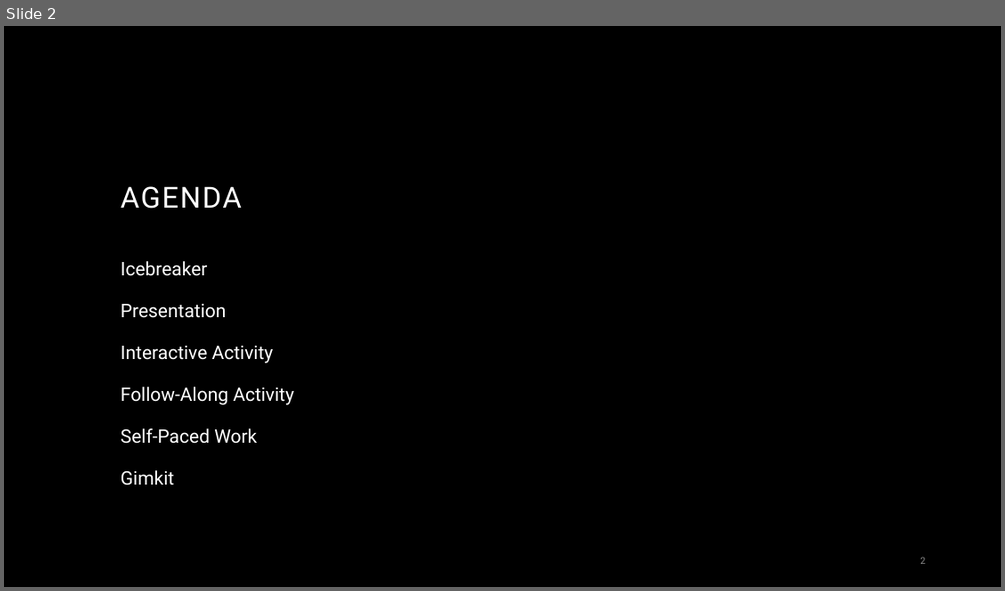
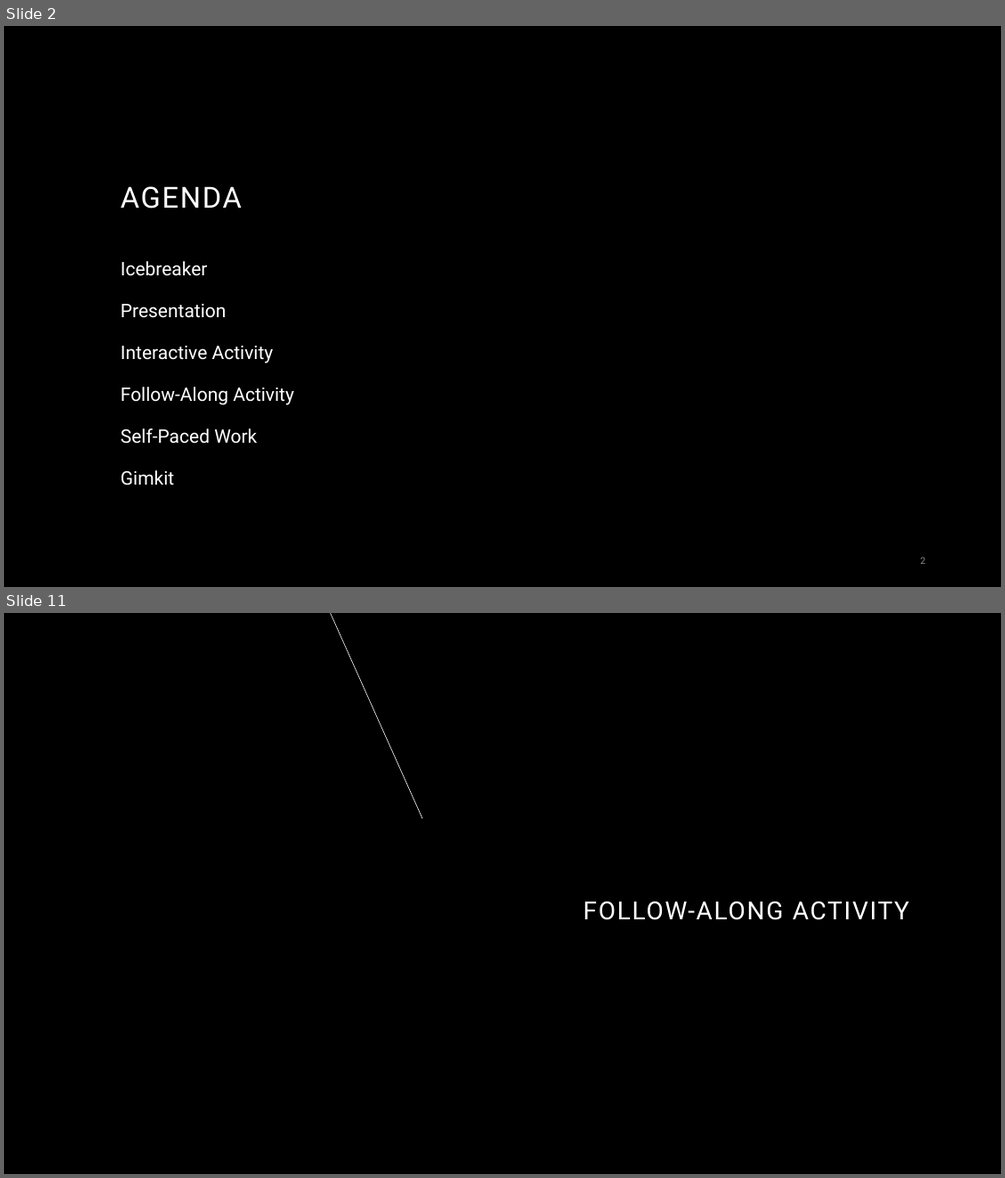
Before and after one commit to hytechcamps/databases, a slide deck: Databases.pptx. Shown one above the other, each under a label of ours: slide 2 before the commit, slides 2 and 11 after it; the slides between them are not shown. The pictures are 1005x591 and 1005x1178 pixels, drawn with LibreOffice and Linux fonts; fonts in the diff are those of the drawing; background and template pictures are left out. Boxes give left, top, right and bottom in pixels: in the first picture for what was removed or moved away, otherwise in the second. Text is boxed around its words. In the diff, an @@ line names an element or a change of style, - is before the commit and + after.

Commit message:
progress - follow-along

```diff
--- a/Databases.pptx
+++ b/Databases.pptx
@@ slide 11 added at box(4, 613, 1001, 1174), background #000000 @@
@@ line added from (330, 613) to (423, 819), #FFFFFF 0.5 pt @@
@@ title added at box(583, 900, 909, 920), 24 pt, text #FFFFFF @@
+FOLLOW-ALONG ACTIVITY
```
Also in this commit, not shown: 2 slides changed, 9 other slides added, 9 slides removed, 33 other files.
